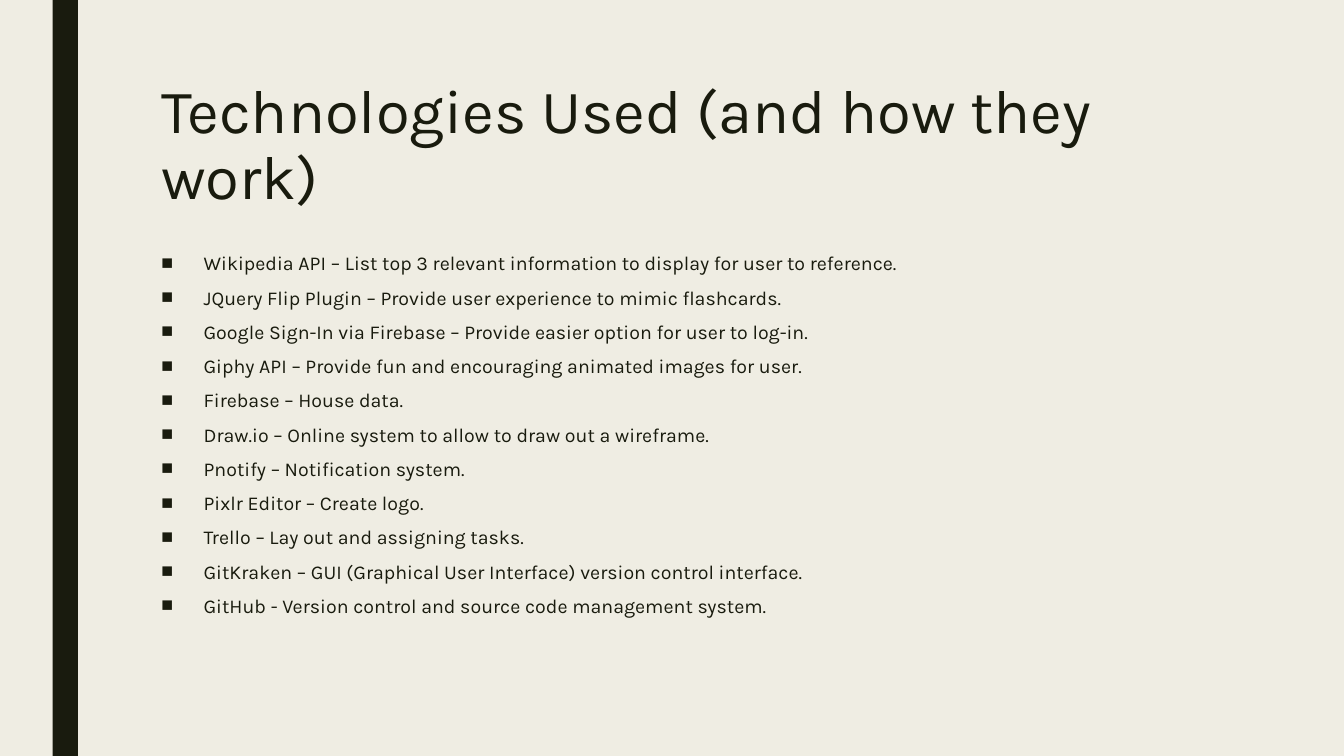
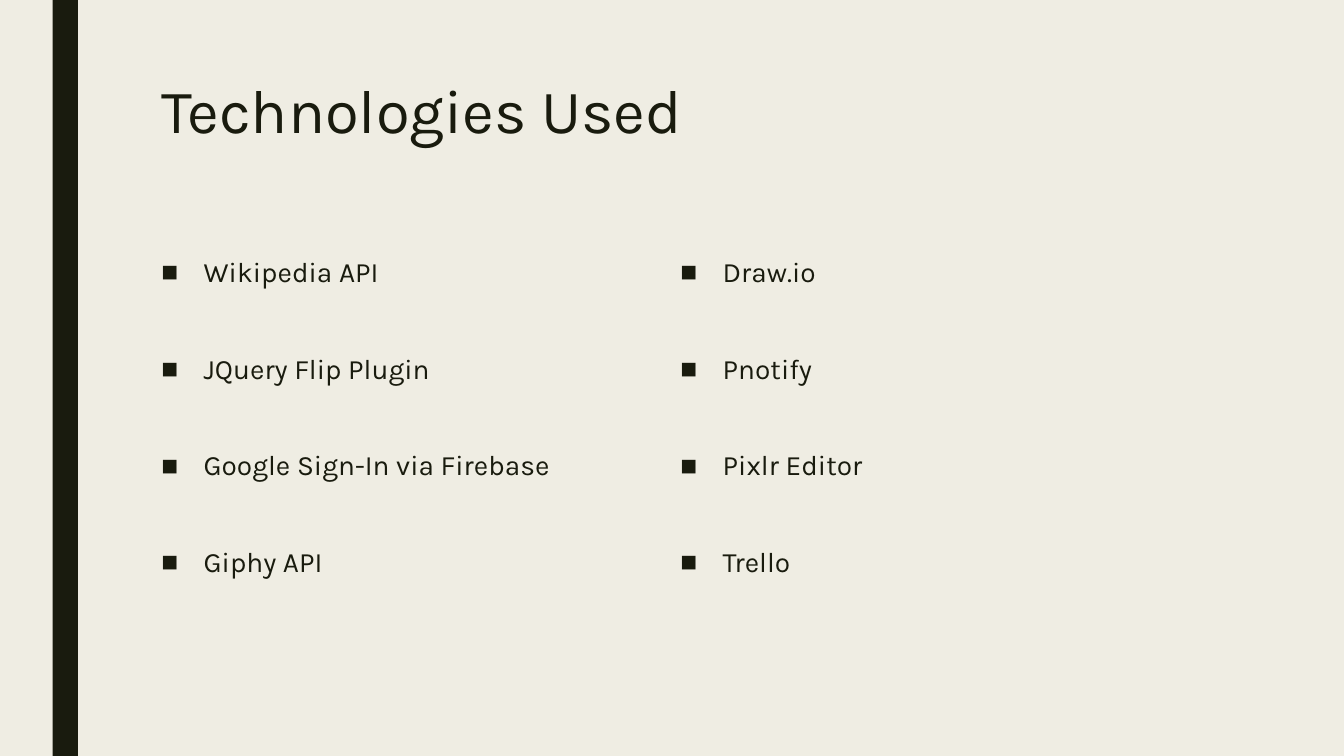
Before and after one commit to codeDeck-Learning-Tools/codeDeck, a slide deck: slide 6 of powerpoint/codeDeck2.pptx (slide 9 before the commit). Drawn at 1344x756 pixels with LibreOffice and Linux fonts; fonts in the diff are those of the drawing. Boxes give left, top, right and bottom in pixels: in the first picture for what was removed or moved away, otherwise in the second. Text is boxed around its words. In the diff, an @@ line names an element or a change of style, - is before the commit and + after.

```diff
--- a/powerpoint/codeDeck2.pptx
+++ b/powerpoint/codeDeck2.pptx
@@ title at (x1=161, y1=90, x2=682, y2=148): text changed @@
-Technologies Used (and how they work)
+Technologies Used
@@ text "Wikipedia API" at (x1=204, y1=262, x2=790, y2=579): columns 1 to 2 @@
@@ text at (x1=204, y1=262, x2=790, y2=579): text changed; size 14 to 20 pt @@
-■ Wikipedia API – List top 3 relevant information to display for user to reference.
-■ JQuery Flip Plugin – Provide user experience to mimic flashcards.
-■ Google Sign-In via Firebase – Provide easier option for user to log-in.
-■ Giphy API – Provide fun and encouraging animated images for user.
-■ Firebase – House data.
-■ Draw.io – Online system to allow to draw out a wireframe.
-■ Pnotify – Notification system.
-■ Pixlr Editor – Create logo.
-■ Trello – Lay out and assigning tasks.
-■ GitKraken – GUI (Graphical User Interface) version control interface.
-■ GitHub - Version control and source code management system.
+■ Wikipedia API
+■ JQuery Flip Plugin
+■ Google Sign-In via Firebase
+■ Giphy API
+■ Draw.io
+■ Pnotify
+■ Pixlr Editor
+■ Trello
```
Also in this commit, not shown: 7 other slides changed, 1 slide added, 4 slides removed.
